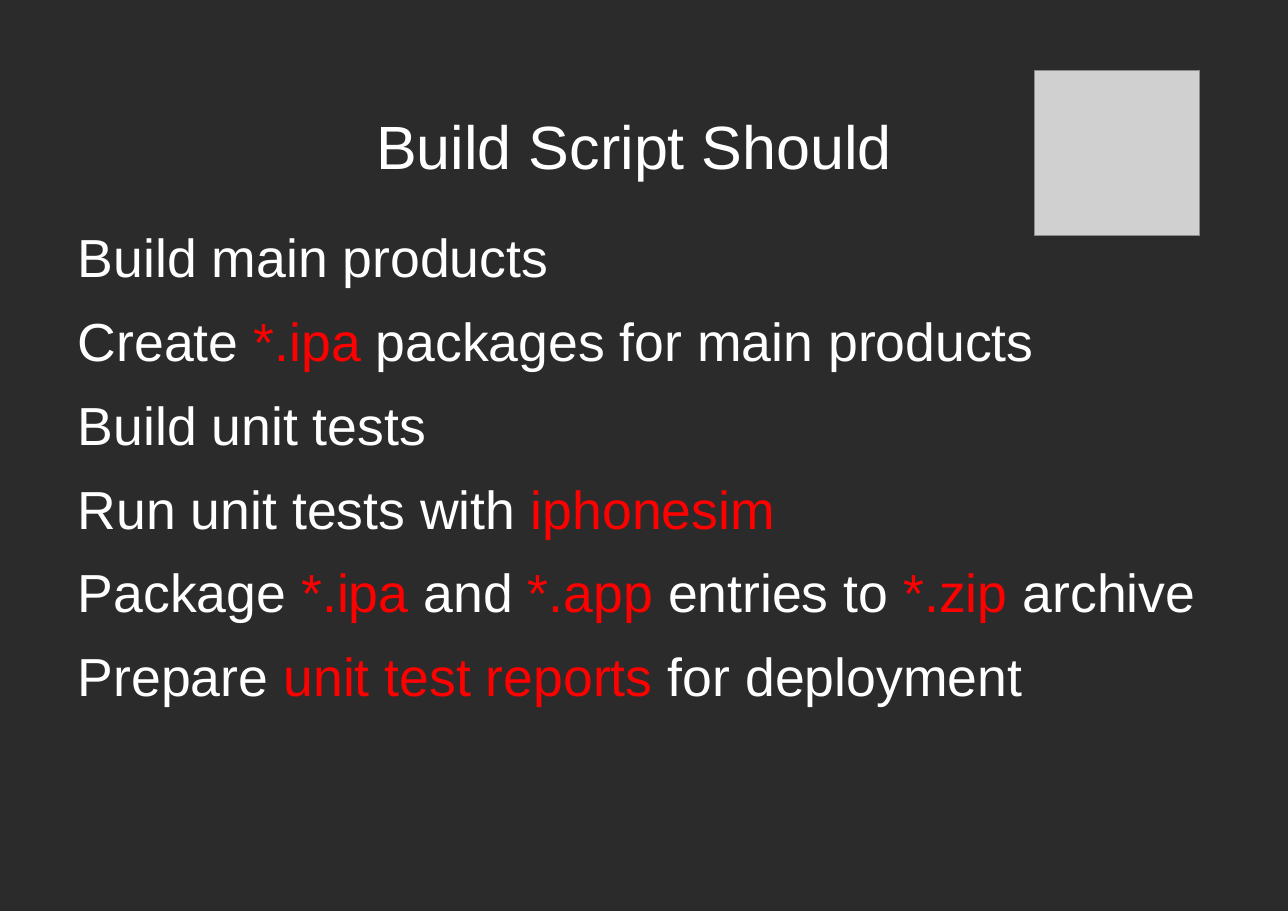
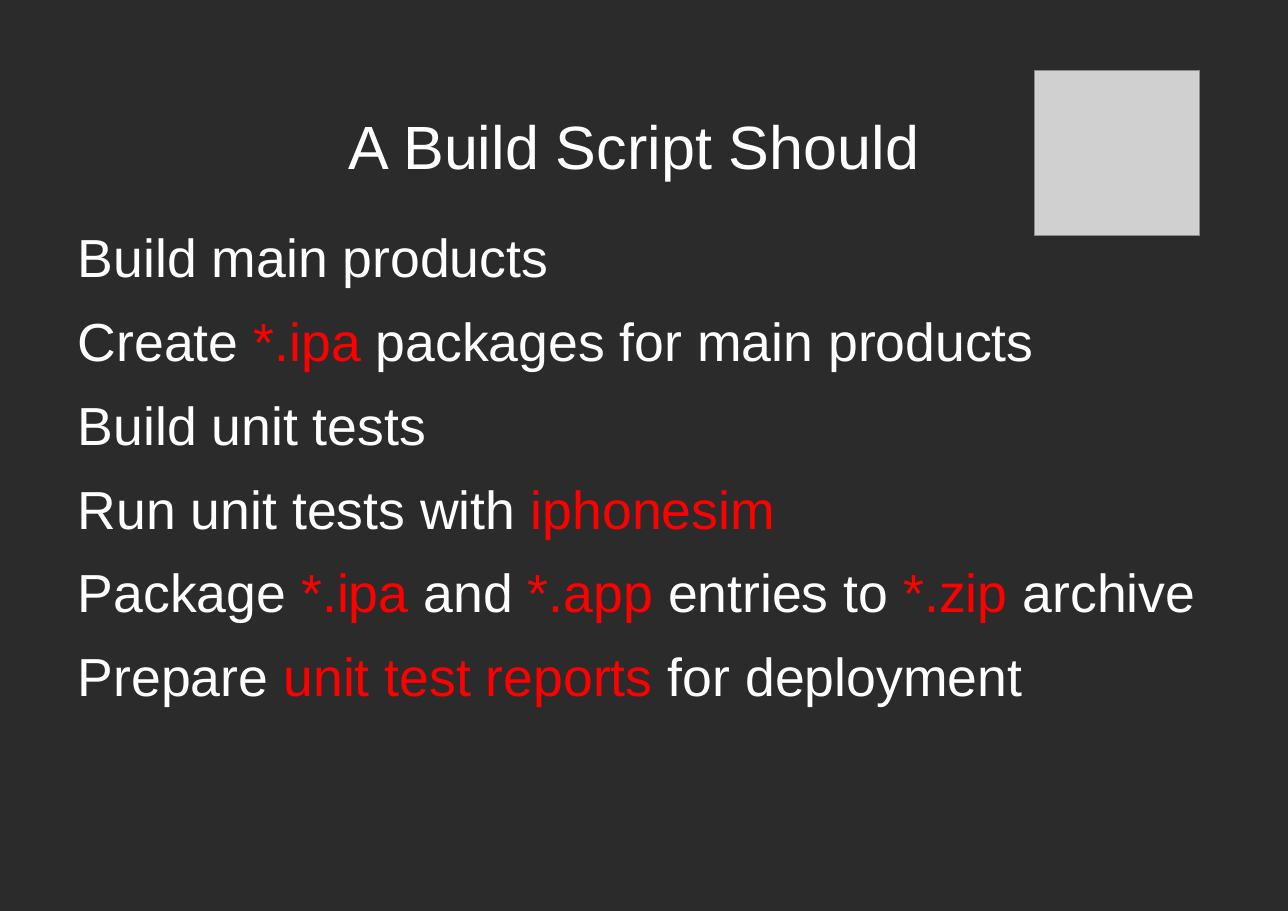
Before and after one commit to dodikk/iOS-articles, a slide deck: slide 5 of 3-iContiniousIntegration/ciPresentation.odp. Drawn at 1288x911 pixels with LibreOffice and Linux fonts; fonts in the diff are those of the drawing; grey boxes stand for pictures; background and template pictures are left out; a plain dark background stands for a picture behind light text. Boxes give left, top, right and bottom in pixels: in the first picture for what was removed or moved away, otherwise in the second. Text is boxed around its words. In the diff, an @@ line names an element or a change of style, - is before the commit and + after.

```diff
--- a/3-iContiniousIntegration/ciPresentation.odp
+++ b/3-iContiniousIntegration/ciPresentation.odp
@@ title at [349,124,919,180]: text changed @@
-Build Script Should
+A Build Script Should
```
Also in this commit, not shown: 7 other slides changed, 1 slide removed, 47 other files.
